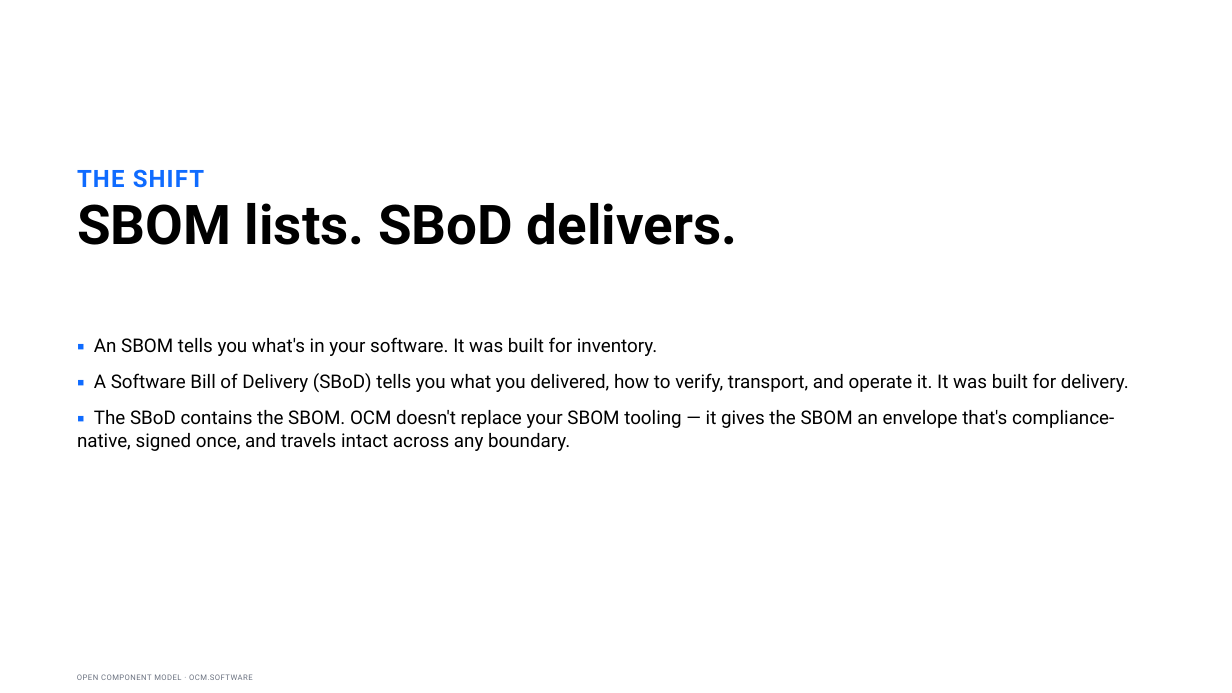
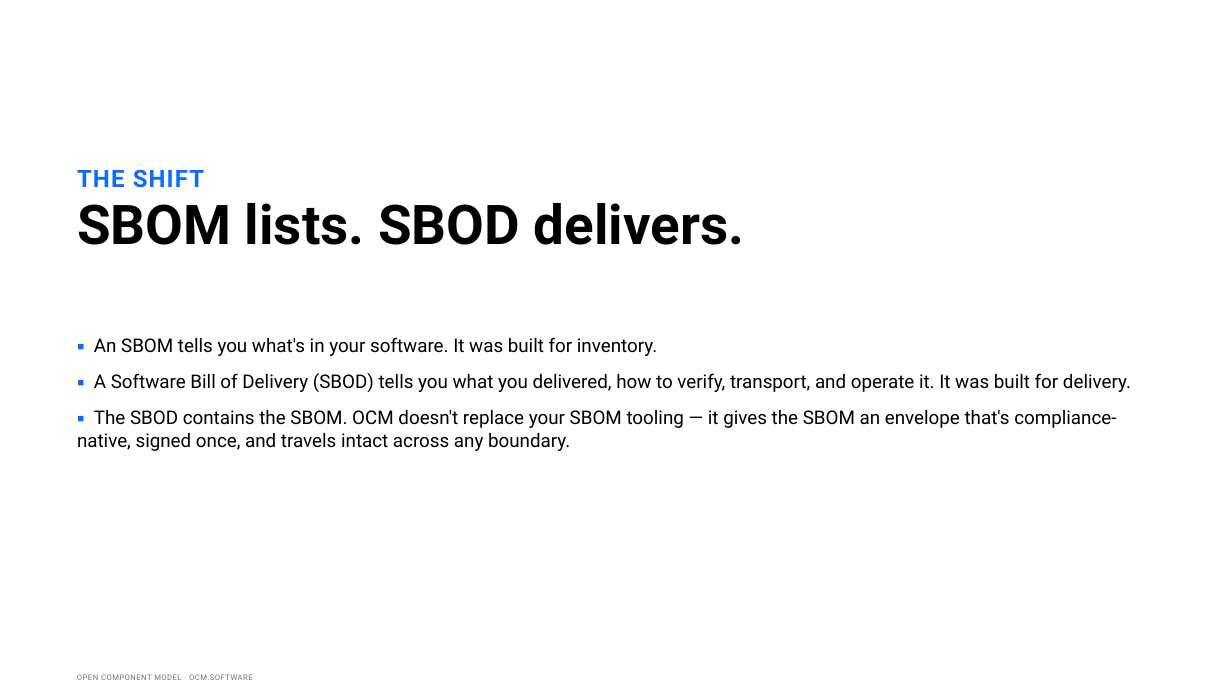
Before and after one commit to morri-son/open-component-model, a slide deck: slide 4 of docs/community/marketing/decks/exec-phase1/OCM-Sovereign-Delivery-Exec.pptx. Drawn at 1232x693 pixels with LibreOffice and Linux fonts; fonts in the diff are those of the drawing. Boxes give left, top, right and bottom in pixels: in the first picture for what was removed or moved away, otherwise in the second. Text is boxed around its words. In the diff, an @@ line names an element or a change of style, - is before the commit and + after.

```diff
--- a/docs/community/marketing/decks/exec-phase1/OCM-Sovereign-Delivery-Exec.pptx
+++ b/docs/community/marketing/decks/exec-phase1/OCM-Sovereign-Delivery-Exec.pptx
@@ title at (77, 203, 744, 245): text changed @@
-SBOM lists. SBoD delivers.
+SBOM lists. SBOD delivers.
@@ text at (77, 373, 1131, 451): text changed @@
-▪ A Software Bill of Delivery (SBoD) tells you what you delivered, how to verify, transport, and operate it. It was built for delivery.
-▪ The SBoD contains the SBOM. OCM doesn't replace your SBOM tooling — it gives the SBOM an envelope that's compliance-native, signed once, and travels intact across any boundary.
+▪ A Software Bill of Delivery (SBOD) tells you what you delivered, how to verify, transport, and operate it. It was built for delivery.
+▪ The SBOD contains the SBOM. OCM doesn't replace your SBOM tooling — it gives the SBOM an envelope that's compliance-native, signed once, and travels intact across any boundary.
```
Also in this commit, not shown: 5 other slides changed, 16 other files.
